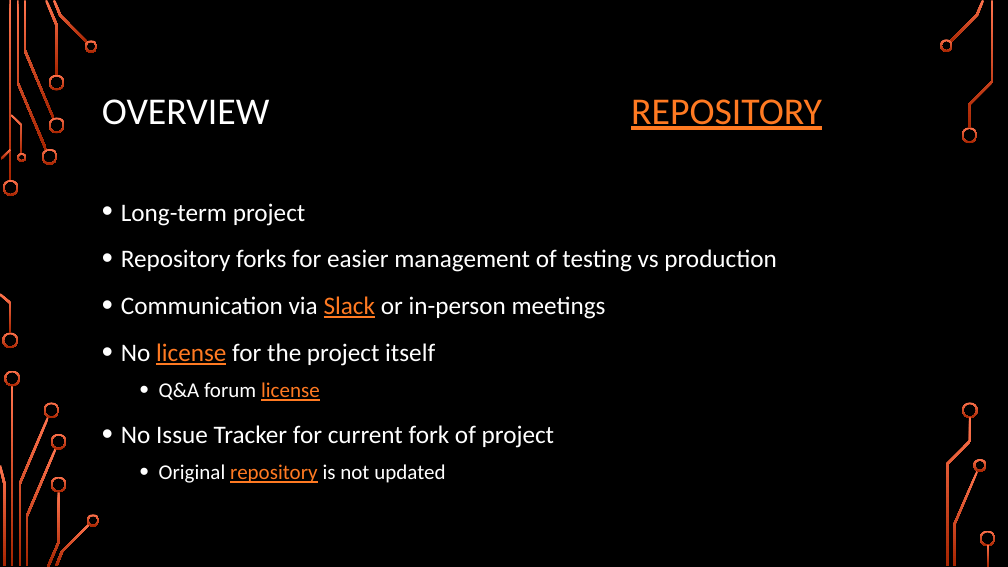
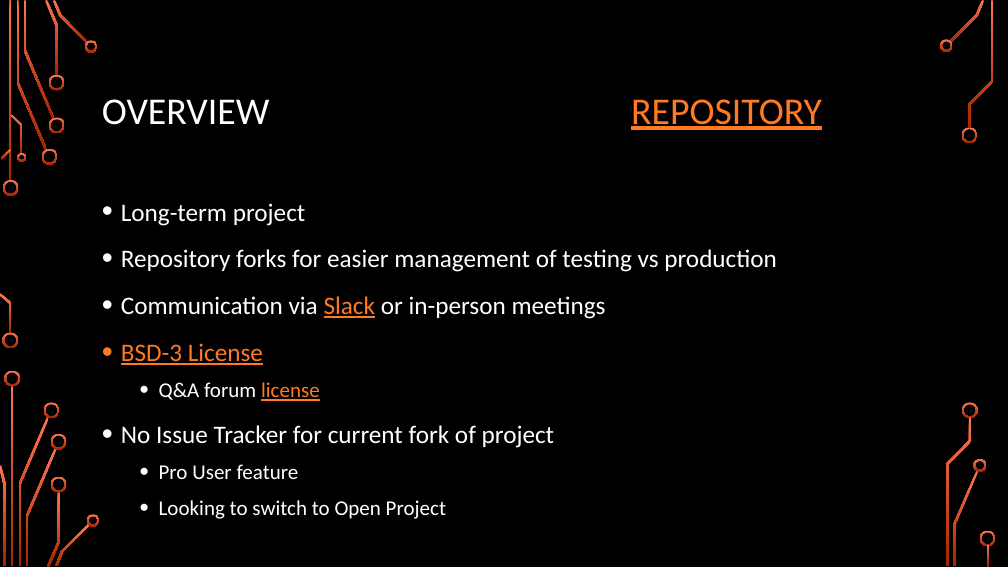
Before and after one commit to samspre/Open-Source-Software, a slide deck: slide 2 of Project/Project Update Final.pptx. Drawn at 1008x567 pixels with LibreOffice and Linux fonts; fonts in the diff are those of the drawing; background and template pictures are left out. Boxes give left, top, right and bottom in pixels: in the first picture for what was removed or moved away, otherwise in the second. Text is boxed around its words. In the diff, an @@ line names an element or a change of style, - is before the commit and + after.

```diff
--- a/Project/Project Update Final.pptx
+++ b/Project/Project Update Final.pptx
@@ text at (121,343,263,365): text changed; text colour #FFFFFF to #FF7A22 @@
-• No license for the project itself
+• BSD-3 License
@@ text at (159,464,446,519): text changed @@
-  • Original repository is not updated
+  • Pro User feature
+  • Looking to switch to Open Project
```
Also in this commit, not shown: 1 other slide changed.
